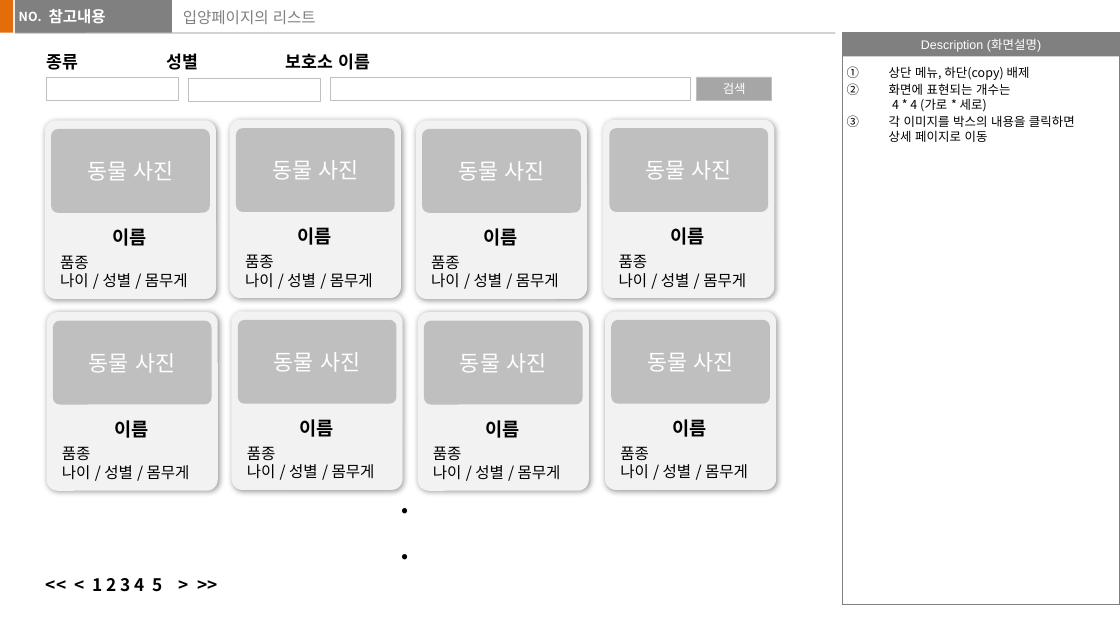
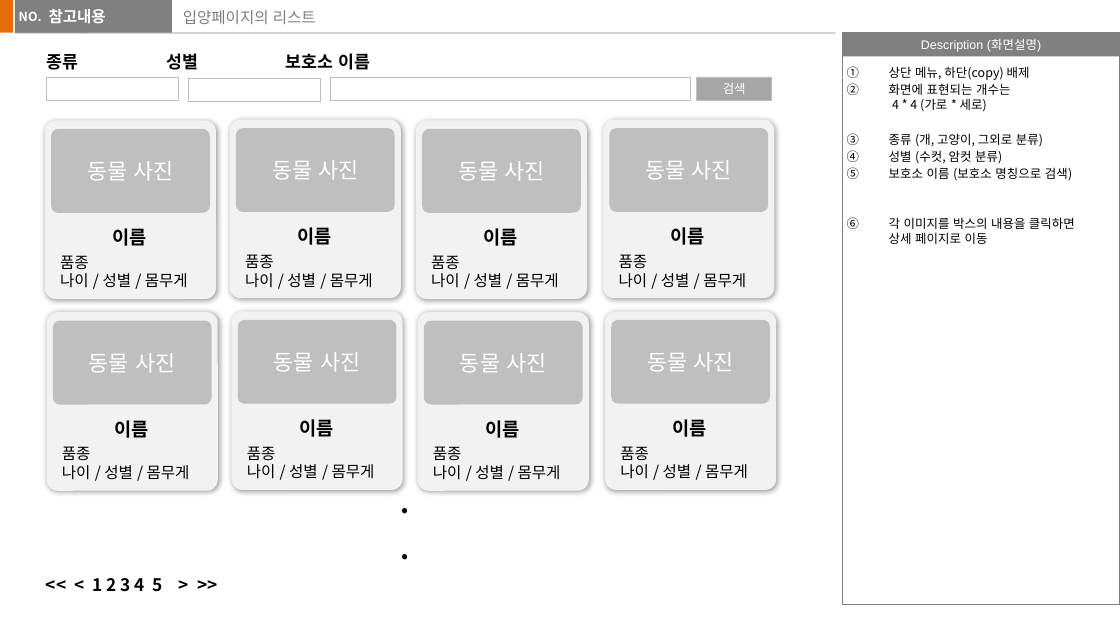
Before and after one commit to jaemikim/Notes, a slide deck: slide 8 of 기획문서/보보 (가칭)_v1.pptx (slide 7 before the commit). Drawn at 1120x630 pixels with LibreOffice and Linux fonts; fonts in the diff are those of the drawing; background and template pictures are left out. Boxes give left, top, right and bottom in pixels: in the first picture for what was removed or moved away, otherwise in the second. Text is boxed around its words. In the diff, an @@ line names an element or a change of style, - is before the commit and + after.

```diff
--- a/기획문서/보보 (가칭)_v1.pptx
+++ b/기획문서/보보 (가칭)_v1.pptx
@@ text at <box>889,133,1072,181</box>: paragraphs added @@
+3. 종류 (개, 고양이, 그외로 분류)
+4. 성별 (수컷, 암컷 분류)
+5. 보호소 이름 (보호소 명칭으로 검색)
```
Also in this commit, not shown: 2 other slides changed, 2 slides added, 4 other files.
